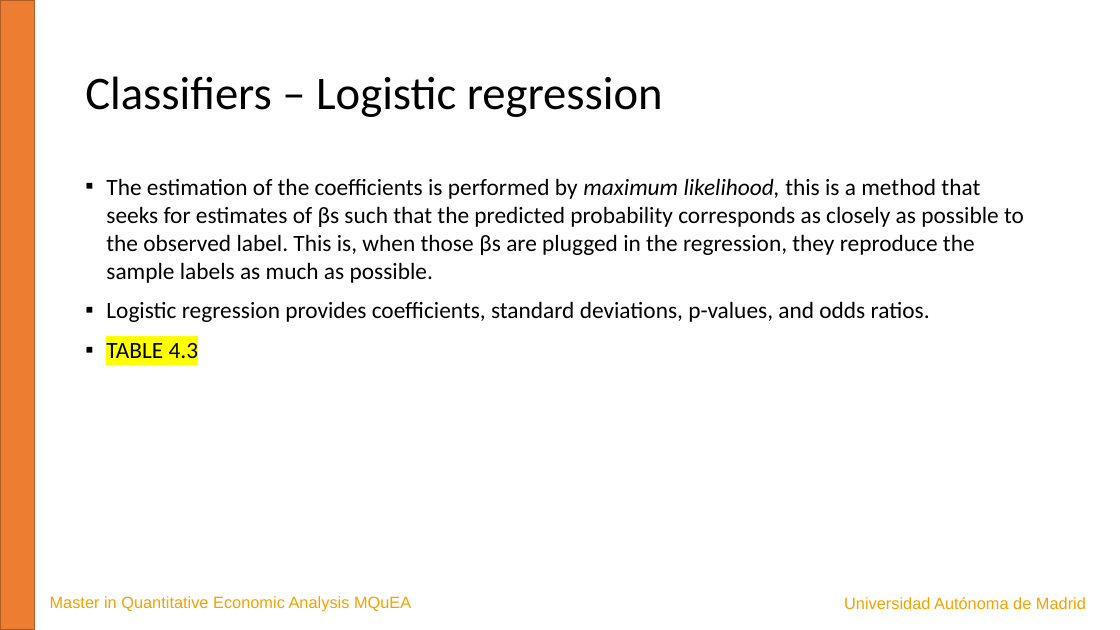
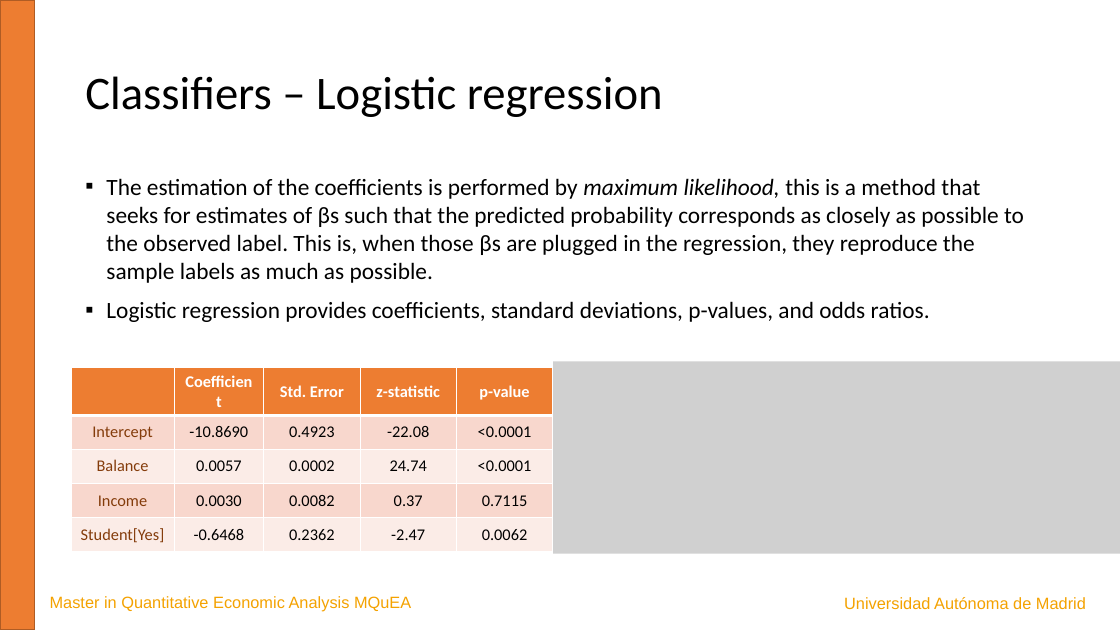
Before and after one commit to JavierBas/IMLEF-MQuEA, a slide deck: slide 6 of Course content/Slides/Topic 4 - Classification.pptx. Drawn at 1120x630 pixels with LibreOffice and Linux fonts; fonts in the diff are those of the drawing; grey boxes stand for pictures. Boxes give left, top, right and bottom in pixels: in the first picture for what was removed or moved away, otherwise in the second. Text is boxed around its words. In the diff, an @@ line names an element or a change of style, - is before the commit and + after.

```diff
--- a/Course content/Slides/Topic 4 - Classification.pptx
+++ b/Course content/Slides/Topic 4 - Classification.pptx
@@ text at [106,338,199,364]: paragraph removed @@
-▪ TABLE 4.3
@@ table added at [71,368,555,552], 5 rows, 5 columns @@
+ | Coefficient | Std. Error | z-statistic | p-value
+Intercept | -10.8690 | 0.4923 | -22.08 | <0.0001
+Balance | 0.0057 | 0.0002 | 24.74 | <0.0001
+Income | 0.0030 | 0.0082 | 0.37 | 0.7115
+Student[Yes] | -0.6468 | 0.2362 | -2.47 | 0.0062
@@ picture added at [553,361,1120,554] @@
```
Also in this commit, not shown: 8 other slides changed, 1 slide removed, 1 other file.
